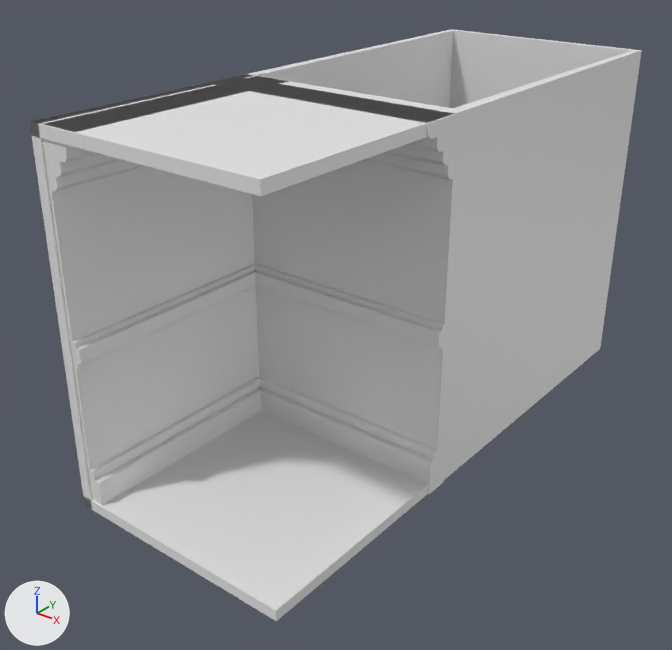
The FBX model Assets/Models/Room/left corner wall.fbx: old version first, new version second.
Before and after are seen from a 50 mm camera at (5.22, -5.4, 4.43) aimed at (0.85, 0.06, 1.04). The axes (+X, +Y, +Z) are drawn at lower left. The lights are the same throughout. Vertices at the same position are counted once.

Names of what the first picture shows: 'left corner wall'.
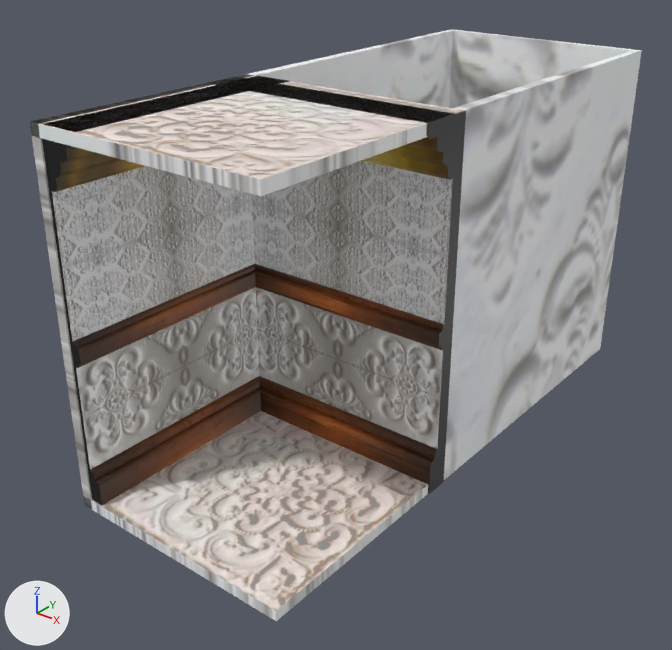
Changed parts and their boxes [x1, y1, x2, y2] in the pictures (672 x 650 px):
```json
{"object": "left corner wall", "change": "recoloured, surface changed", "before": [30, 30, 642, 621], "after": [30, 30, 642, 621]}
{"part": 1, "of": "me_plane", "change": "recoloured", "before": [30, 29, 642, 621], "after": [30, 29, 642, 621]}
{"part": 2, "of": "me_plane", "change": "surface changed", "before": [30, 74, 464, 611], "after": [30, 74, 464, 611]}
```

Scene script edits in JSON lines:
```json
{"op": "add", "block": "img_02_png", "code": ["img_02_png = load_image('02.png', '../../Textures/02.png', 1024, 1024, 'sRGB')"]}
{"op": "add", "block": "img_gold_01_jpeg", "code": ["img_gold_01_jpeg = load_image('gold_01.jpeg', '../../Textures/gold_01.jpeg', 626, 267, 'sRGB')"]}
{"op": "add", "block": "img_madera_02_jpeg", "code": ["img_madera_02_jpeg = load_image('madera_02.jpeg', '../../Textures/madera_02.jpeg', 1280, 800, 'sRGB')"]}
{"op": "add", "block": "img_01_png", "code": ["img_01_png = load_image('01.png', '../../Textures/01.png', 1024, 1024, 'sRGB')"]}
{"op": "add", "block": "mat_footer", "code": ["mat_footer = principled_material('footer')", "mat_footer.texture = img_02_png"]}
{"op": "add", "block": "mat_gold", "code": ["mat_gold = principled_material('gold')", "mat_gold.texture = img_gold_01_jpeg"]}
{"op": "add", "block": "mat_wood", "code": ["mat_wood = principled_material('Wood')", "mat_wood.texture = img_madera_02_jpeg"]}
{"op": "add", "block": "mat_rombos", "code": ["mat_rombos = principled_material('rombos')", "mat_rombos.texture = img_02_png"]}
{"op": "add", "block": "mat_cuadritos", "code": ["mat_cuadritos = principled_material('cuadritos')", "mat_cuadritos.texture = img_01_png"]}
{"block": "me_plane", "where": "me_plane.from_pydata(...)  # 263 vertices, 202 faces; spans x 0.0..2.09, y -2.0..3.0, z 0.0..3.0"}
{"block": "me_plane", "where": "# used by ob_left_corner_wall; location = (0.0, 0.0, 0.0)"}
{"block": "me_plane", "change": "me_plane part 1: 105 of the faces centred in x 0.0..2.01, y -2.0..3.0, z 0.0..3.0 switch from no material to mat_rombos (picture img_02_png)"}
{"block": "me_plane", "change": "me_plane part 2: texture (UV) coordinates of 99 of 202 faces, centred in x 0.01..1.01, y -1.0..0.01, z 0.09..3.0, changed; they spanned u 0.0..0.98, v 0.0..0.95 and now span u -0.23..1.21, v 0.0..1.0"}
{"op": "add", "block": "me_plane", "code": "me_plane.materials.append(mat_footer)  # picture img_02_png"}
{"op": "add", "block": "me_plane", "code": "me_plane.materials.append(mat_cuadritos)  # picture img_01_png"}
{"op": "add", "block": "me_plane", "code": "me_plane.materials.append(mat_wood)  # picture img_madera_02_jpeg"}
{"op": "add", "block": "me_plane", "code": "me_plane.materials.append(mat_gold)  # picture img_gold_01_jpeg"}
```
